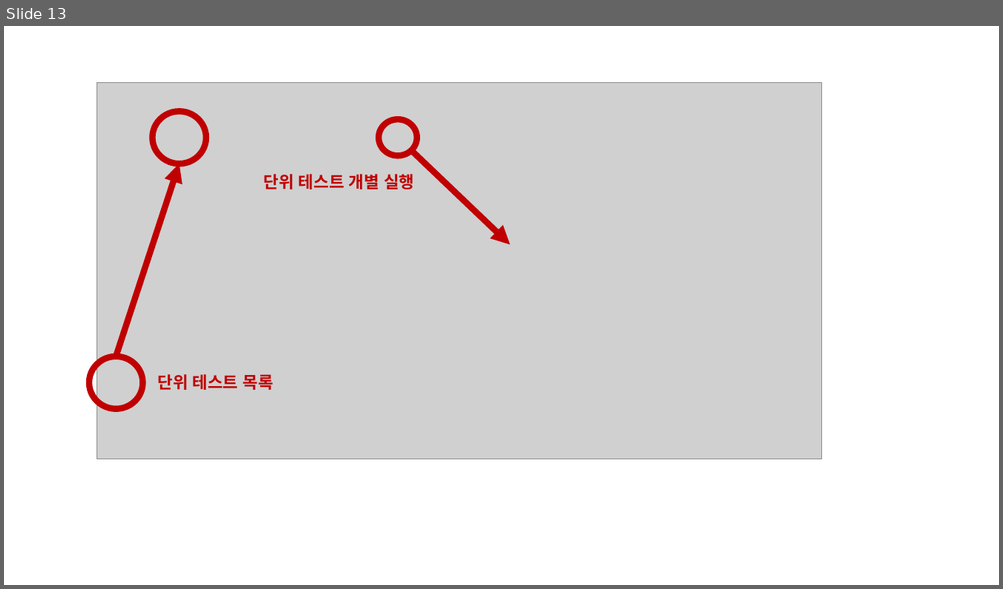
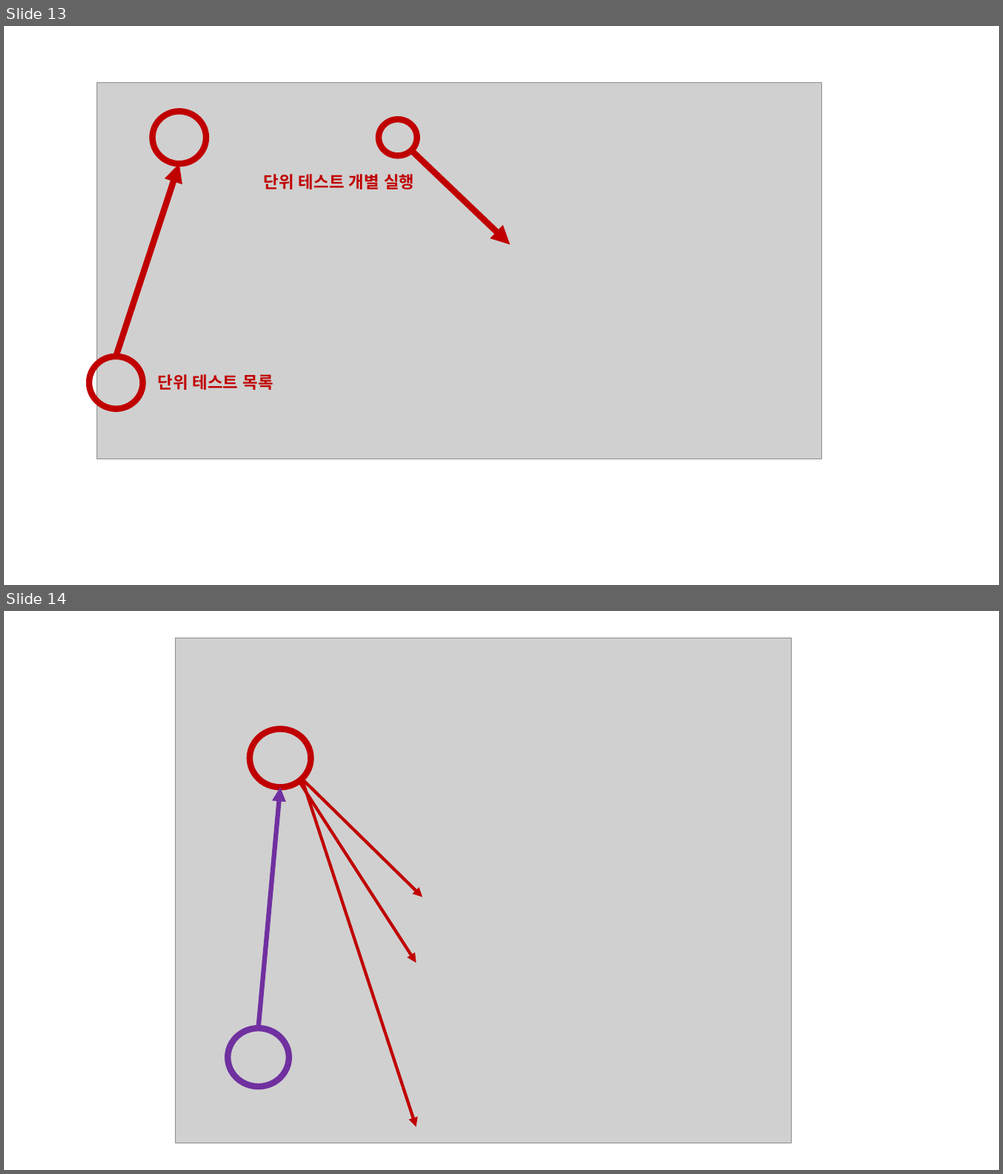
Before and after one commit to hhko/UnitTest-Is-DesignFeedback, a slide deck: README.pptx. Shown one above the other, each under a label of ours: slide 13 before the commit, slides 13 and 14 after it. The pictures are 1003x589 and 1003x1174 pixels, drawn with LibreOffice and Linux fonts; fonts in the diff are those of the drawing; grey boxes stand for pictures. Boxes give left, top, right and bottom in pixels: in the first picture for what was removed or moved away, otherwise in the second. Text is boxed around its words. In the diff, an @@ line names an element or a change of style, - is before the commit and + after.

```diff
--- a/README.pptx
+++ b/README.pptx
@@ slide 14 added at (4, 611, 999, 1170), background #FFFFFF @@
@@ picture added at (176, 638, 791, 1143) @@
@@ ellipse added at (250, 729, 310, 787), outline #C00000 6 pt @@
@@ arrow added from (259, 1029) to (280, 788), #7030A0 4.5 pt @@
@@ arrow added from (297, 779) to (416, 963), #C00000 3 pt @@
@@ arrow added from (301, 779) to (423, 897), #C00000 3 pt @@
@@ arrow added from (301, 779) to (416, 1128), #C00000 3 pt @@
@@ ellipse added at (227, 1029, 289, 1087), outline #7030A0 6 pt @@
```
Also in this commit, not shown: 1 other file.
